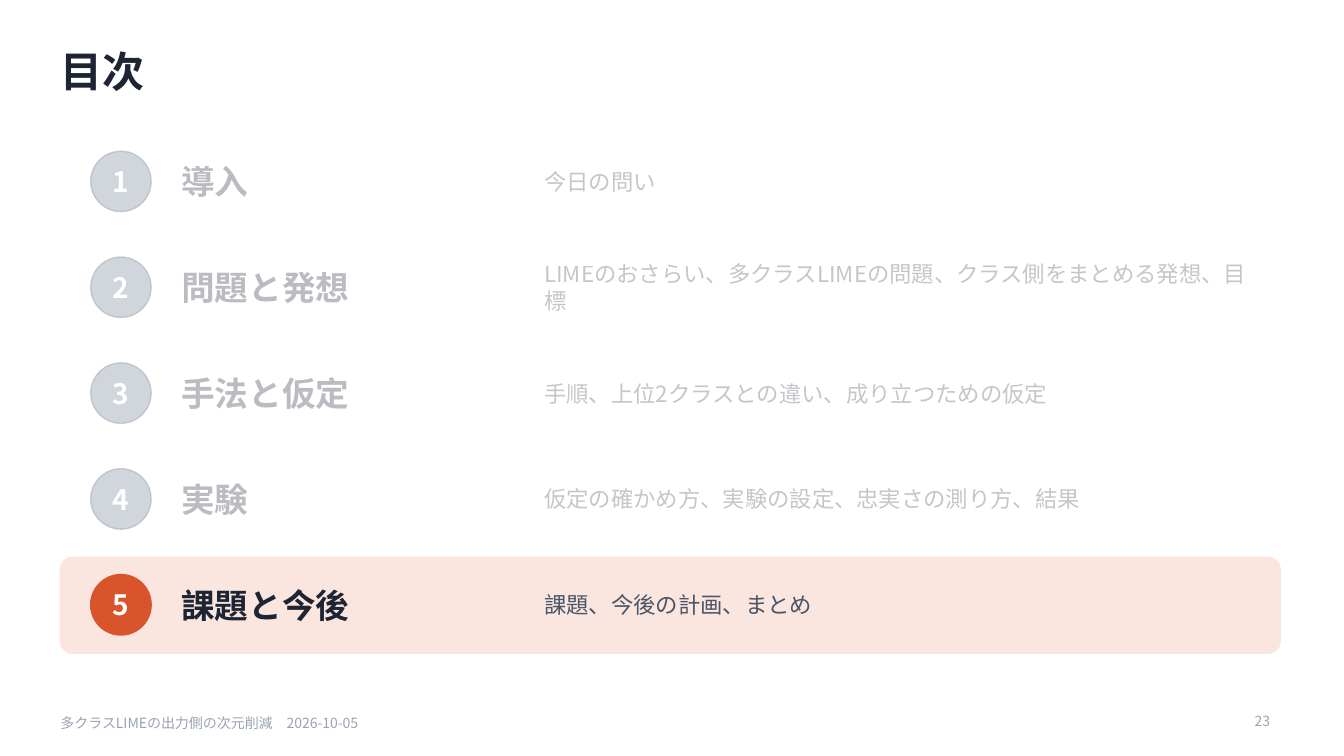
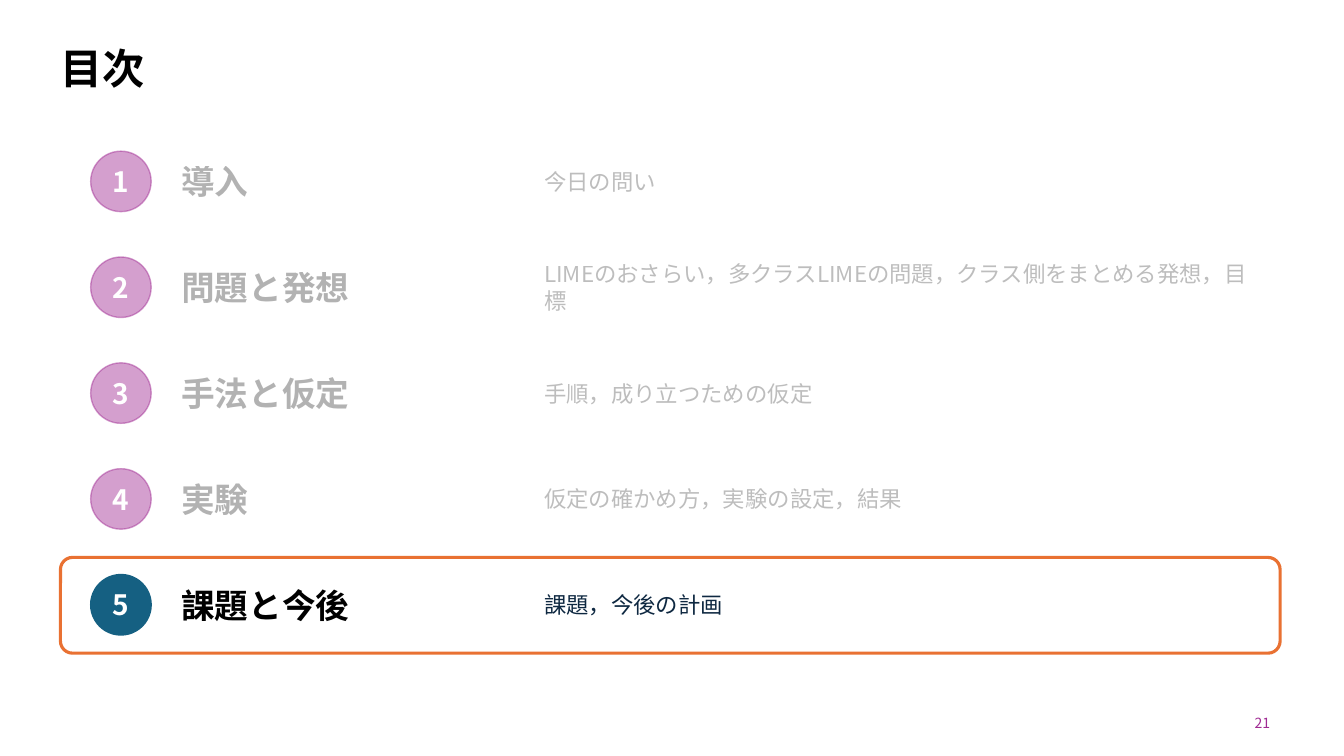
Before and after one commit to SoutaIkegame/Fisher_LIME, a slide deck: slide 21 of docs/seminar/2026-10-05_seminar.pptx (slide 23 before the commit). Drawn at 1344x756 pixels with LibreOffice and Linux fonts; fonts in the diff are those of the drawing. Boxes give left, top, right and bottom in pixels: in the first picture for what was removed or moved away, otherwise in the second. Text is boxed around its words. In the diff, an @@ line names an element or a change of style, - is before the commit and + after.

```diff
--- a/docs/seminar/2026-10-05_seminar.pptx
+++ b/docs/seminar/2026-10-05_seminar.pptx
@@ title "目次" at (60, 48, 144, 88): text colour #1D2433 to #000000; line spacing 1 to 0.9 @@
@@ text at (544, 263, 1246, 311): text changed; text colour #1D2433 at 25% opacity to #000000 at 25% opacity @@
-LIMEのおさらい、多クラスLIMEの問題、クラス側をまとめる発想、目標
+LIMEのおさらい，多クラスLIMEの問題，クラス側をまとめる発想，目標
@@ text at (544, 383, 812, 404): text changed; text colour #1D2433 at 25% opacity to #000000 at 25% opacity @@
-手順、上位2クラスとの違い、成り立つための仮定
+手順，成り立つための仮定
@@ fill #9AA3B2 at 45% opacity to #A02B93 at 45% opacity; outline #9AA3B2 1 pt to #A02B93 1 pt in 4 elements at (91, 151, 151, 212), (91, 257, 151, 318), (91, 363, 151, 423), (91, 469, 151, 529) @@
@@ text colour #1D2433 at 30% opacity to #000000 at 30% opacity in 4 elements at (181, 166, 248, 197), (181, 272, 349, 303), (181, 377, 349, 409), (181, 483, 248, 515) @@
@@ text at (544, 488, 901, 509): text changed; text colour #1D2433 at 25% opacity to #000000 at 25% opacity @@
-仮定の確かめ方、実験の設定、忠実さの測り方、結果
+仮定の確かめ方，実験の設定，結果
@@ rounded rectangle at (60, 558, 1280, 653): fill #FBE6DF to none; outline #FBE6DF 1 pt to #E97132 2.25 pt @@
@@ ellipse at (91, 575, 151, 635): fill #D9532B to #156082; outline #D9532B 1 pt to #156082 1 pt @@
@@ text "課題と今後" at (181, 589, 349, 621): text colour #1D2433 to #000000 @@
@@ text at (544, 594, 723, 616): text changed; text colour #4A5568 to #0E2841 @@
-課題、今後の計画、まとめ
+課題，今後の計画
@@ text removed at (60, 716, 359, 729) @@
-多クラスLIMEの出力側の次元削減 2026-10-05
@@ page number at (1255, 717, 1271, 728): vertical alignment top to middle @@
@@ page number at (1255, 717, 1271, 728): text changed; text colour #9AA3B2 to #A02B93 @@
-23
+21
```
Also in this commit, not shown: 21 other slides changed, 1 slide added, 11 slides removed, 5 other files.
